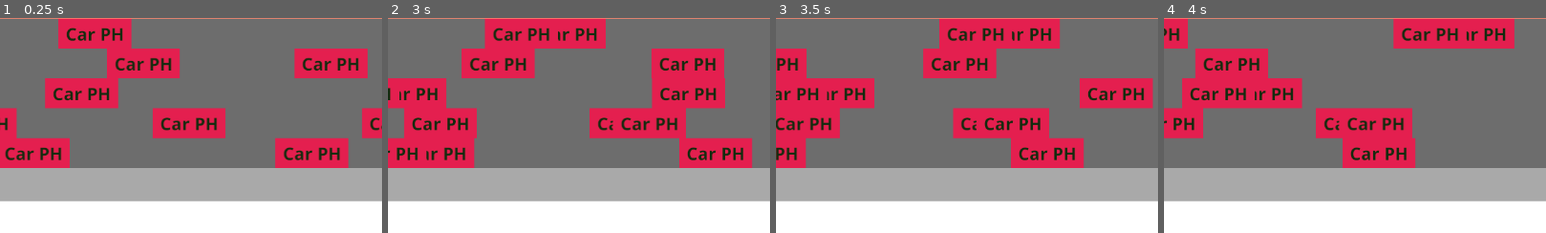
Above: before the commit, frames 1-4 (left to right).
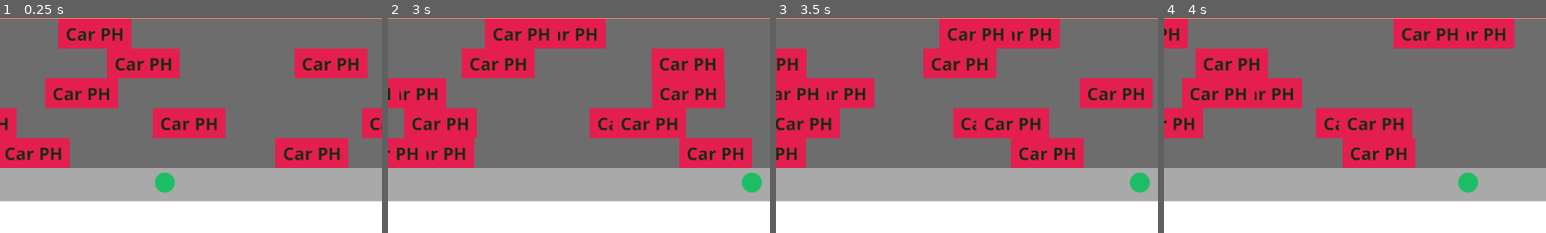
Above: after the commit, the same moments.

Repository: smarthall/20games
Game: Godot game, scene res://road_river_level.tscn
The game is run twice, just before and just after one commit, with the same random seed, the same clock (stepped at 60 frames per second) and the same inputs.
Inputs:
- Up to frame 1 (0.25 s): no input
- Up to frame 2 (3 s): hold Right (right, bound only after the commit) 0.53-1.28 s; hold Down (down, bound only after the commit) 1.28-2.03 s; hold Right (right, bound only after the commit) 2.03-2.78 s; hold Up (up, bound only after the commit) from 2.78 s (still down)
- Up to frame 3 (3.5 s): keep holding Up (up, bound only after the commit)
- Up to frame 4 (4 s): release Up (up, bound only after the commit) at 3.53 s; hold Left (left, bound only after the commit) from 3.53 s (still down)
The pictures show only the part of the screen within x 28-78%, y 50-100%; the shares and areas given below are measured in that part.

The runs differ from the first frame. In frame 1, 0.4% of the frame differs, in the area x 40-46%, y 72-82%; in frame 2, 0.4%, in the area x 92-98%, y 72-82%; in frame 3, 0.4%; in frame 4, 0.4%.

Commit message:
Initial player

Diff:
--- a/frogger/obstacle.tscn
+++ b/frogger/obstacle.tscn
@@ -24,7 +24,7 @@
 
 [node name="AnimatedSprite2D" type="AnimatedSprite2D" parent="."]
 sprite_frames = SubResource("SpriteFrames_vcivv")
-frame_progress = 0.792654
+frame_progress = 0.257822
 
 [node name="StaticBody2D" type="StaticBody2D" parent="."]
 
--- /dev/null
+++ b/frogger/player.gd
@@ -0,0 +1,13 @@
+extends Node2D
+
+@export var jump_distance: float = 0.0
+
+func _process(delta: float) -> void:
+    if Input.is_action_pressed("left"):
+        position.x -= 200 * delta
+    elif Input.is_action_pressed("right"):
+        position.x += 200 * delta
+    elif Input.is_action_just_pressed("up"):
+        position.y -= jump_distance
+    elif Input.is_action_just_pressed("down"):
+        position.y += jump_distance
--- /dev/null
+++ b/frogger/player.tscn
@@ -0,0 +1,24 @@
+[gd_scene load_steps=4 format=3 uid="uid://dmxp1hm14qa41"]
+
+[ext_resource type="Script" uid="uid://cbq7lg8ais280" path="res://player.gd" id="1_4flbx"]
+[ext_resource type="Texture2D" uid="uid://5e8tdegjnsxn" path="res://assets/frogger.png" id="2_onrkg"]
+
+[sub_resource type="SpriteFrames" id="SpriteFrames_i3pqv"]
+animations = [{
+"frames": [{
+"duration": 1.0,
+"texture": ExtResource("2_onrkg")
+}],
+"loop": true,
+"name": &"default",
+"speed": 5.0
+}]
+
+[node name="Player" type="Node2D"]
+script = ExtResource("1_4flbx")
+
+[node name="AnimatedSprite2D" type="AnimatedSprite2D" parent="."]
+sprite_frames = SubResource("SpriteFrames_i3pqv")
+
+[node name="RayCast2D" type="RayCast2D" parent="."]
+target_position = Vector2(0, 0)
--- a/frogger/project.godot
+++ b/frogger/project.godot
@@ -20,6 +20,33 @@
 window/stretch/mode="viewport"
 window/stretch/aspect="keep_width"
 
+[input]
+
+up={
+"deadzone": 0.2,
+"events": [Object(InputEventKey,"resource_local_to_scene":false,"resource_name":"","device":-1,"window_id":0,"alt_pressed":false,"shift_pressed":false,"ctrl_pressed":false,"meta_pressed":false,"pressed":false,"keycode":0,"physical_keycode":4194320,"key_label":0,"unicode":0,"location":0,"echo":false,"script":null)
+, Object(InputEventKey,"resource_local_to_scene":false,"resource_name":"","device":-1,"window_id":0,"alt_pressed":false,"shift_pressed":false,"ctrl_pressed":false,"meta_pressed":false,"pressed":false,"keycode":0,"physical_keycode":87,"key_label":0,"unicode":119,"location":0,"echo":false,"script":null)
+]
+}
+down={
+"deadzone": 0.2,
+"events": [Object(InputEventKey,"resource_local_to_scene":false,"resource_name":"","device":-1,"window_id":0,"alt_pressed":false,"shift_pressed":false,"ctrl_pressed":false,"meta_pressed":false,"pressed":false,"keycode":0,"physical_keycode":4194322,"key_label":0,"unicode":0,"location":0,"echo":false,"script":null)
+, Object(InputEventKey,"resource_local_to_scene":false,"resource_name":"","device":-1,"window_id":0,"alt_pressed":false,"shift_pressed":false,"ctrl_pressed":false,"meta_pressed":false,"pressed":false,"keycode":0,"physical_keycode":83,"key_label":0,"unicode":115,"location":0,"echo":false,"script":null)
+]
+}
+left={
+"deadzone": 0.2,
+"events": [Object(InputEventKey,"resource_local_to_scene":false,"resource_name":"","device":-1,"window_id":0,"alt_pressed":false,"shift_pressed":false,"ctrl_pressed":false,"meta_pressed":false,"pressed":false,"keycode":0,"physical_keycode":4194319,"key_label":0,"unicode":0,"location":0,"echo":false,"script":null)
+, Object(InputEventKey,"resource_local_to_scene":false,"resource_name":"","device":-1,"window_id":0,"alt_pressed":false,"shift_pressed":false,"ctrl_pressed":false,"meta_pressed":false,"pressed":false,"keycode":0,"physical_keycode":65,"key_label":0,"unicode":97,"location":0,"echo":false,"script":null)
+]
+}
+right={
+"deadzone": 0.2,
+"events": [Object(InputEventKey,"resource_local_to_scene":false,"resource_name":"","device":-1,"window_id":0,"alt_pressed":false,"shift_pressed":false,"ctrl_pressed":false,"meta_pressed":false,"pressed":false,"keycode":0,"physical_keycode":4194321,"key_label":0,"unicode":0,"location":0,"echo":false,"script":null)
+, Object(InputEventKey,"resource_local_to_scene":false,"resource_name":"","device":-1,"window_id":0,"alt_pressed":false,"shift_pressed":false,"ctrl_pressed":false,"meta_pressed":false,"pressed":false,"keycode":0,"physical_keycode":68,"key_label":0,"unicode":100,"location":0,"echo":false,"script":null)
+]
+}
+
 [rendering]
 
 renderer/rendering_method="gl_compatibility"
--- a/frogger/road_river_level.tscn
+++ b/frogger/road_river_level.tscn
@@ -13,6 +13,7 @@
 [ext_resource type="Resource" uid="uid://c63en5qtjtngh" path="res://obstacle_configs/log_row_4.tres" id="11_mbykt"]
 [ext_resource type="Resource" uid="uid://cfawsmbewmk6i" path="res://obstacle_configs/log_row_5.tres" id="12_lkled"]
 [ext_resource type="PackedScene" uid="uid://c3781xov5dfpa" path="res://goal.tscn" id="13_1ob4c"]
+[ext_resource type="PackedScene" uid="uid://dmxp1hm14qa41" path="res://player.tscn" id="14_dhvvd"]
 
 [node name="RoadRiverLevel" type="Node2D"]
 script = ExtResource("1_cxa6n")
@@ -37,6 +38,146 @@
 grow_horizontal = 2
 grow_vertical = 0
 
+[node name="Water" type="Node2D" parent="."]
+
+[node name="ColorRect" type="ColorRect" parent="Water"]
+offset_right = 1152.0
+offset_bottom = 275.0
+color = Color(0.278431, 0.627451, 1, 1)
+
+[node name="LogRow1Log1" parent="Water" instance=ExtResource("2_vsm0p")]
+position = Vector2(0, 73)
+config = ExtResource("8_fjl6j")
+
+[node name="LogRow1Log2" parent="Water" instance=ExtResource("2_vsm0p")]
+position = Vector2(343, 73)
+config = ExtResource("8_fjl6j")
+
+[node name="LogRow1Log3" parent="Water" instance=ExtResource("2_vsm0p")]
+position = Vector2(686, 73)
+config = ExtResource("8_fjl6j")
+
+[node name="LogRow1Log4" parent="Water" instance=ExtResource("2_vsm0p")]
+position = Vector2(1029, 73)
+config = ExtResource("8_fjl6j")
+
+[node name="TurtleRow2Group1A" parent="Water" instance=ExtResource("2_vsm0p")]
+position = Vector2(25, 118)
+config = ExtResource("9_1ob4c")
+
+[node name="TurtleRow2Group1B" parent="Water" instance=ExtResource("2_vsm0p")]
+position = Vector2(90, 118)
+config = ExtResource("9_1ob4c")
+
+[node name="TurtleRow2Group1C" parent="Water" instance=ExtResource("2_vsm0p")]
+position = Vector2(155, 118)
+config = ExtResource("9_1ob4c")
+
+[node name="TurtleRow2Group1D" parent="Water" instance=ExtResource("2_vsm0p")]
+position = Vector2(220, 118)
+config = ExtResource("9_1ob4c")
+
+[node name="TurtleRow2Group2A" parent="Water" instance=ExtResource("2_vsm0p")]
+position = Vector2(425, 118)
+config = ExtResource("9_1ob4c")
+
+[node name="TurtleRow2Group2B" parent="Water" instance=ExtResource("2_vsm0p")]
+position = Vector2(490, 118)
+config = ExtResource("9_1ob4c")
+
+[node name="TurtleRow2Group2C" parent="Water" instance=ExtResource("2_vsm0p")]
+position = Vector2(555, 118)
+config = ExtResource("9_1ob4c")
+
+[node name="TurtleRow2Group2D" parent="Water" instance=ExtResource("2_vsm0p")]
+position = Vector2(620, 118)
+config = ExtResource("9_1ob4c")
+
+[node name="TurtleRow2Group3A" parent="Water" instance=ExtResource("2_vsm0p")]
+position = Vector2(825, 118)
+config = ExtResource("9_1ob4c")
+
+[node name="TurtleRow2Group3B" parent="Water" instance=ExtResource("2_vsm0p")]
+position = Vector2(890, 118)
+config = ExtResource("9_1ob4c")
+
+[node name="TurtleRow2Group3C" parent="Water" instance=ExtResource("2_vsm0p")]
+position = Vector2(955, 118)
+config = ExtResource("9_1ob4c")
+
+[node name="TurtleRow2Group3D" parent="Water" instance=ExtResource("2_vsm0p")]
+position = Vector2(1020, 118)
+config = ExtResource("9_1ob4c")
+
+[node name="LogRow3Log1" parent="Water" instance=ExtResource("2_vsm0p")]
+position = Vector2(0, 163)
+config = ExtResource("10_dhvvd")
+
+[node name="LogRow3Log2" parent="Water" instance=ExtResource("2_vsm0p")]
+position = Vector2(831, 163)
+config = ExtResource("10_dhvvd")
+
+[node name="LogRow4Log1" parent="Water" instance=ExtResource("2_vsm0p")]
+position = Vector2(0, 208)
+config = ExtResource("11_mbykt")
+
+[node name="LogRow4Log2" parent="Water" instance=ExtResource("2_vsm0p")]
+position = Vector2(457, 208)
+config = ExtResource("11_mbykt")
+
+[node name="LogRow4Log3" parent="Water" instance=ExtResource("2_vsm0p")]
+position = Vector2(914, 208)
+config = ExtResource("11_mbykt")
+
+[node name="TurtleRow5Group1A" parent="Water" instance=ExtResource("2_vsm0p")]
+position = Vector2(412, 253)
+config = ExtResource("12_lkled")
+
+[node name="TurtleRow5Group1B" parent="Water" instance=ExtResource("2_vsm0p")]
+position = Vector2(347, 253)
+config = ExtResource("12_lkled")
+
+[node name="TurtleRow5Group1C" parent="Water" instance=ExtResource("2_vsm0p")]
+position = Vector2(282, 253)
+config = ExtResource("12_lkled")
+
+[node name="TurtleRow5Group2A" parent="Water" instance=ExtResource("2_vsm0p")]
+position = Vector2(1013, 253)
+config = ExtResource("12_lkled")
+
+[node name="TurtleRow5Group2B" parent="Water" instance=ExtResource("2_vsm0p")]
+position = Vector2(948, 253)
+config = ExtResource("12_lkled")
+
+[node name="TurtleRow5Group2C" parent="Water" instance=ExtResource("2_vsm0p")]
+position = Vector2(883, 253)
+config = ExtResource("12_lkled")
+
+[node name="EndZone" type="Node2D" parent="Water"]
+
+[node name="Goal1" parent="Water/EndZone" instance=ExtResource("13_1ob4c")]
+position = Vector2(115.2, 25)
+
+[node name="Goal2" parent="Water/EndZone" instance=ExtResource("13_1ob4c")]
+position = Vector2(345.6, 25)
+
+[node name="Goal3" parent="Water/EndZone" instance=ExtResource("13_1ob4c")]
+position = Vector2(576, 25)
+
+[node name="Goal4" parent="Water/EndZone" instance=ExtResource("13_1ob4c")]
+position = Vector2(806.4, 25)
+
+[node name="Goal5" parent="Water/EndZone" instance=ExtResource("13_1ob4c")]
+position = Vector2(1036.8, 25)
+
+[node name="SafeZone" type="Node2D" parent="."]
+position = Vector2(0, 275)
+
+[node name="ColorRect" type="ColorRect" parent="SafeZone"]
+offset_right = 1152.0
+offset_bottom = 50.0
+color = Color(1, 0.541176, 0.439216, 1)
+
 [node name="Road" type="Node2D" parent="."]
 position = Vector2(0, 325)
 
@@ -105,138 +246,6 @@
 position = Vector2(840, 202.5)
 config = ExtResource("7_fjl6j")
 
-[node name="Water" type="Node2D" parent="."]
-
-[node name="ColorRect" type="ColorRect" parent="Water"]
-offset_right = 1152.0
-offset_bottom = 275.0
-color = Color(0.278431, 0.627451, 1, 1)
-
-[node name="LogRow1Log1" parent="Water" instance=ExtResource("2_vsm0p")]
-position = Vector2(0, 73)
-config = ExtResource("8_fjl6j")
-
-[node name="LogRow1Log2" parent="Water" instance=ExtResource("2_vsm0p")]
-position = Vector2(343, 73)
-config = ExtResource("8_fjl6j")
-
-[node name="LogRow1Log3" parent="Water" instance=ExtResource("2_vsm0p")]
-position = Vector2(686, 73)
-config = ExtResource("8_fjl6j")
-
-[node name="LogRow1Log4" parent="Water" instance=ExtResource("2_vsm0p")]
-position = Vector2(1029, 73)
-config = ExtResource("8_fjl6j")
-
-[node name="TurtleRow2Group1A" parent="Water" instance=ExtResource("2_vsm0p")]
-position = Vector2(25, 118)
-config = ExtResource("9_1ob4c")
-
-[node name="TurtleRow2Group1B" parent="Water" instance=ExtResource("2_vsm0p")]
-position = Vector2(90, 118)
-config = ExtResource("9_1ob4c")
-
-[node name="TurtleRow2Group1C" parent="Water" instance=ExtResource("2_vsm0p")]
-position = Vector2(155, 118)
-config = ExtResource("9_1ob4c")
-
-[node name="TurtleRow2Group1D" parent="Water" instance=ExtResource("2_vsm0p")]
-position = Vector2(220, 118)
-config = ExtResource("9_1ob4c")
-
-[node name="TurtleRow2Group2A" parent="Water" instance=ExtResource("2_vsm0p")]
-position = Vector2(425, 118)
-config = ExtResource("9_1ob4c")
-
-[node name="TurtleRow2Group2B" parent="Water" instance=ExtResource("2_vsm0p")]
-position = Vector2(490, 118)
-config = ExtResource("9_1ob4c")
-
-[node name="TurtleRow2Group2C" parent="Water" instance=ExtResource("2_vsm0p")]
-position = Vector2(555, 118)
-config = ExtResource("9_1ob4c")
-
-[node name="TurtleRow2Group2D" parent="Water" instance=ExtResource("2_vsm0p")]
-position = Vector2(620, 118)
-config = ExtResource("9_1ob4c")
-
-[node name="TurtleRow2Group3A" parent="Water" instance=ExtResource("2_vsm0p")]
-position = Vector2(825, 118)
-config = ExtResource("9_1ob4c")
-
-[node name="TurtleRow2Group3B" parent="Water" instance=ExtResource("2_vsm0p")]
-position = Vector2(890, 118)
-config = ExtResource("9_1ob4c")
-
-[node name="TurtleRow2Group3C" parent="Water" instance=ExtResource("2_vsm0p")]
-position = Vector2(955, 118)
-config = ExtResource("9_1ob4c")
-
-[node name="TurtleRow2Group3D" parent="Water" instance=ExtResource("2_vsm0p")]
-position = Vector2(1020, 118)
-config = ExtResource("9_1ob4c")
-
-[node name="LogRow3Log1" parent="Water" instance=ExtResource("2_vsm0p")]
-position = Vector2(0, 163)
-config = ExtResource("10_dhvvd")
-
-[node name="LogRow3Log2" parent="Water" instance=ExtResource("2_vsm0p")]
-position = Vector2(831, 163)
-config = ExtResource("10_dhvvd")
-
-[node name="LogRow4Log1" parent="Water" instance=ExtResource("2_vsm0p")]
-position = Vector2(0, 208)
-config = ExtResource("11_mbykt")
-
-[node name="LogRow4Log2" parent="Water" instance=ExtResource("2_vsm0p")]
-position = Vector2(457, 208)
-config = ExtResource("11_mbykt")
-
-[node name="LogRow4Log3" parent="Water" instance=ExtResource("2_vsm0p")]
-position = Vector2(914, 208)
-config = ExtResource("11_mbykt")
-
-[node name="TurtleRow5Group1A" parent="Water" instance=ExtResource("2_vsm0p")]
-position = Vector2(412, 253)
-config = ExtResource("12_lkled")
-
-[node name="TurtleRow5Group1B" parent="Water" instance=ExtResource("2_vsm0p")]
-position = Vector2(347, 253)
-config = ExtResource("12_lkled")
-
-[node name="TurtleRow5Group1C" parent="Water" instance=ExtResource("2_vsm0p")]
-position = Vector2(282, 253)
-config = ExtResource("12_lkled")
-
-[node name="TurtleRow5Group2A" parent="Water" instance=ExtResource("2_vsm0p")]
-position = Vector2(1013, 253)
-config = ExtResource("12_lkled")
-
-[node name="TurtleRow5Group2B" parent="Water" instance=ExtResource("2_vsm0p")]
-position = Vector2(948, 253)
-config = ExtResource("12_lkled")
-
-[node name="TurtleRow5Group2C" parent="Water" instance=ExtResource("2_vsm0p")]
-position = Vector2(883, 253)
-config = ExtResource("12_lkled")
-
-[node name="EndZone" type="Node2D" parent="Water"]
-
-[node name="Goal1" parent="Water/EndZone" instance=ExtResource("13_1ob4c")]
-position = Vector2(115.2, 25)
-
-[node name="Goal2" parent="Water/EndZone" instance=ExtResource("13_1ob4c")]
-position = Vector2(345.6, 25)
-
-[node name="Goal3" parent="Water/EndZone" instance=ExtResource("13_1ob4c")]
-position = Vector2(576, 25)
-
-[node name="Goal4" parent="Water/EndZone" instance=ExtResource("13_1ob4c")]
-position = Vector2(806.4, 25)
-
-[node name="Goal5" parent="Water/EndZone" instance=ExtResource("13_1ob4c")]
-position = Vector2(1036.8, 25)
-
 [node name="StartZone" type="Node2D" parent="."]
 position = Vector2(0, 550)
 
@@ -245,10 +254,6 @@
 offset_bottom = 50.0
 color = Color(0.662452, 0.662452, 0.662452, 1)
 
-[node name="SafeZone" type="Node2D" parent="."]
-position = Vector2(0, 275)
-
-[node name="ColorRect" type="ColorRect" parent="SafeZone"]
-offset_right = 1152.0
-offset_bottom = 50.0
-color = Color(1, 0.541176, 0.439216, 1)
+[node name="Player" parent="StartZone" instance=ExtResource("14_dhvvd")]
+position = Vector2(576, 22.5)
+jump_distance = 45.0
Binary file added: frogger/assets/frogger.png
Not shown, added: frogger/assets/frogger.png.import
Not shown, added: frogger/player.gd.uid
Not shown: 1 places in frogger/road_river_level.tscn that only renumber resources
Not shown, added: frogger/assets/frogger.xcf
